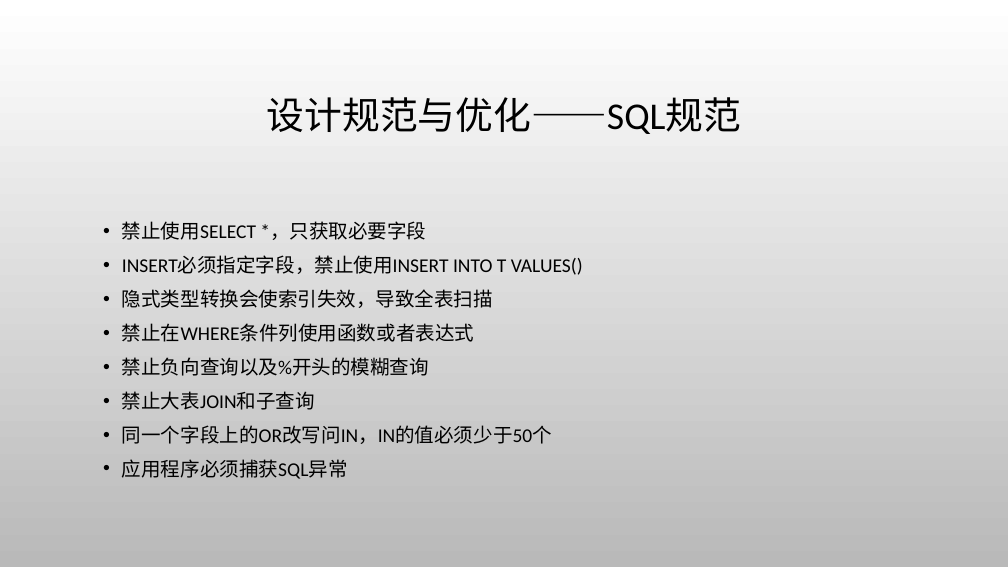
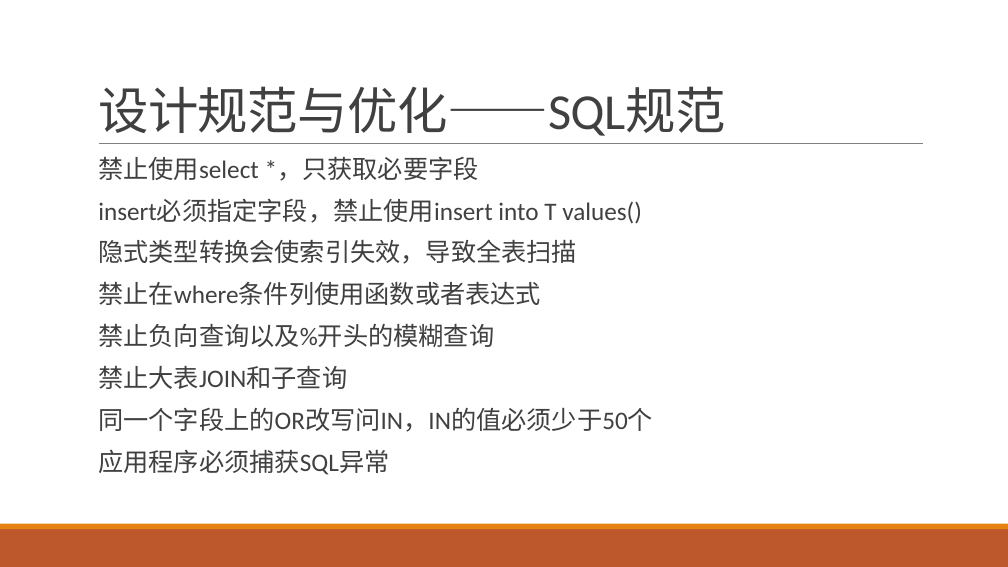
Before and after one commit to jaspone/notes, a slide deck: slide 20 of mysql分享.pptx. Drawn at 1008x567 pixels with LibreOffice and Linux fonts; fonts in the diff are those of the drawing; background and template pictures are left out. Boxes give left, top, right and bottom in pixels: in the first picture for what was removed or moved away, otherwise in the second. Text is boxed around its words. In the diff, an @@ line names an element or a change of style, - is before the commit and + after.

```diff
--- a/mysql分享.pptx
+++ b/mysql分享.pptx
@@ background picture (left out) to #FFFFFF @@
@@ title "设计规范与优化——SQL规范": place and size @@
-title "设计规范与优化——SQL规范" at box(267, 97, 741, 134)
+title "设计规范与优化——SQL规范" at box(98, 86, 725, 136)
@@ title "设计规范与优化——SQL规范" at box(98, 86, 725, 136): size 36 to 48 pt, text colour #000000 to #404040, letter spacing 0 to -0.5 pt; alignment centre to left; line spacing 0.9 to 0.85; vertical alignment middle to bottom @@
@@ line added from (99, 144) to (923, 144), #808080 0.5 pt @@
@@ text "禁止使用select *，只获取必要字段": place and size @@
-text "禁止使用select *，只获取必要字段" at box(122, 221, 583, 479)
+text "禁止使用select *，只获取必要字段" at box(98, 157, 653, 475)
@@ text at box(98, 157, 642, 224): text changed; size 18.6 to 24 pt; text colour #000000 to #404040 @@
-• 禁止使用SELECT *，只获取必要字段
-• INSERT必须指定字段，禁止使用INSERT INTO T VALUES()
+  禁止使用select *，只获取必要字段
+  insert必须指定字段，禁止使用insert into T values()
@@ text at box(98, 239, 653, 475): size 18.6 to 24 pt, text colour #000000 to #404040 in "隐式类型转换会使索引失效，导致全表扫描", "禁止负向查询以及%开头的模糊查询", "禁止大表JOIN和子查询", "同一个字段上的OR改写问IN，IN的值必须少于50个" and 1 more places; bullet • to  ; line spacing 1 to 0.9; more space between paragraphs; bullet colour #000000 to #E48312 @@
@@ text at box(98, 282, 541, 305): text changed; size 18.6 to 24 pt; text colour #000000 to #404040 @@
-• 禁止在WHERE条件列使用函数或者表达式
+  禁止在where条件列使用函数或者表达式
@@ rectangle added at box(0, 529, 1008, 567), fill #BD582C @@
@@ rectangle added at box(0, 524, 1008, 529), fill #E48312 @@
```
Also in this commit, not shown: 40 other slides changed.
